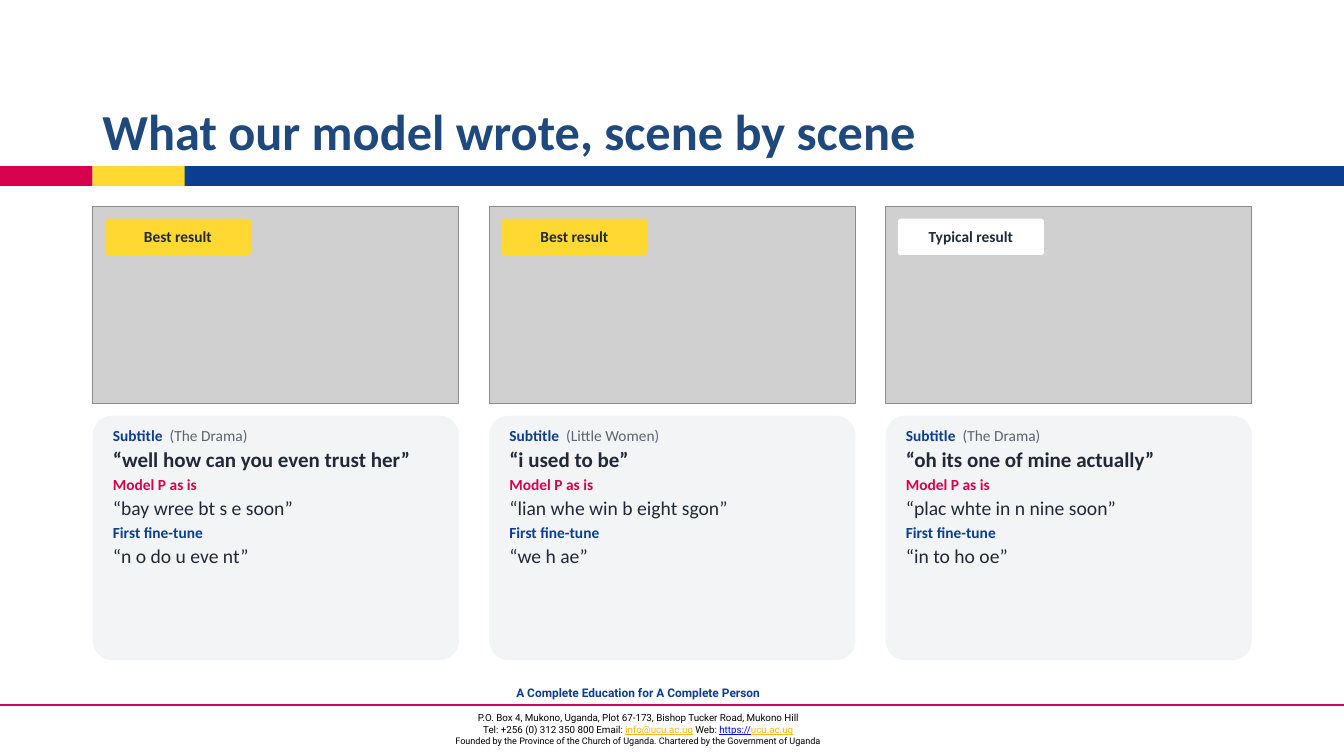
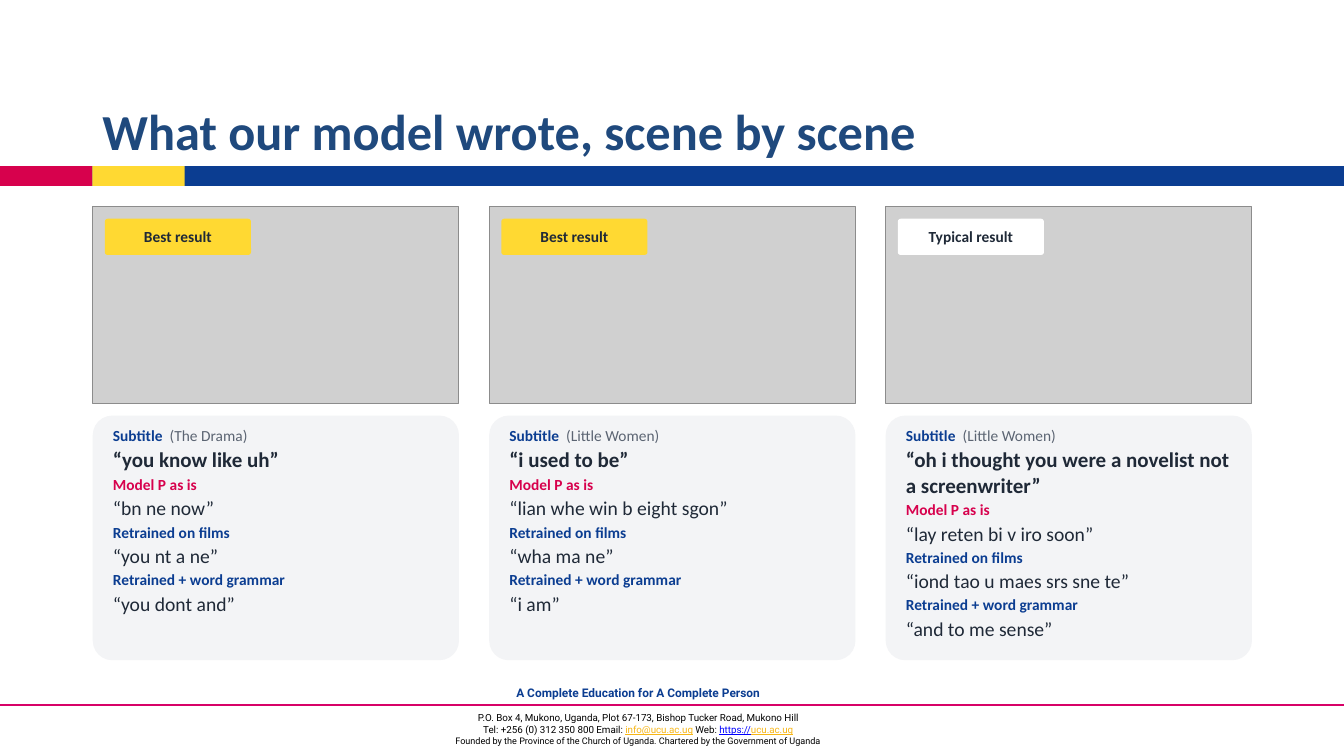
Before and after one commit to coleRodneyMigisha/cv_project_LipScribe, a slide deck: slide 21 of documentation/5_submissions/week3_report/LipScribe_Progress_Presentation.pptx (slide 19 before the commit). Drawn at 1344x756 pixels with LibreOffice and Linux fonts; fonts in the diff are those of the drawing; grey boxes stand for pictures; background and template pictures are left out. Boxes give left, top, right and bottom in pixels: in the first picture for what was removed or moved away, otherwise in the second. Text is boxed around its words. In the diff, an @@ line names an element or a change of style, - is before the commit and + after.

Commit message:
Flix retrain + word-grammar results; four film slides in the presentation
Results on the 43 test clips (3 unseen films), clean, mean of 3 seeds:
- retrained on films (P4 recipe, best of 26 settings, 150 epochs): WER 103.1%, CER 74.5%
  (P4 as is 109.2/81.5; P4+GRID fine-tune 102.0/77.9); GRID test forgotten (115%)
- + lexicon/bigram LM: WER 97.5%, CER 80.5%; ~7 of 223 non-GRID words right vs ~3

Slides 18-21: what we built (mouth-crop montage, three approaches), results chart,
training curve with the real Alienware log (best round 46, then overfitting), and
three test scenes with subtitle vs captions (P4, retrained, retrained + grammar).

```diff
--- a/documentation/5_submissions/week3_report/LipScribe_Progress_Presentation.pptx
+++ b/documentation/5_submissions/week3_report/LipScribe_Progress_Presentation.pptx
@@ text at (906,430,1229,493): text changed @@
-Subtitle (The Drama)
-“oh its one of mine actually”
+Subtitle (Little Women)
+“oh i thought you were a novelist not a screenwriter”
@@ text at (113,451,279,471): text changed @@
-“well how can you even trust her”
+“you know like uh”
@@ text at (113,501,285,614): text changed; size 14 to 11 pt; text colour #1F2937 to #0B3D91; bold on @@
-“bay wree bt s e soon”
-First fine-tune
-“n o do u eve nt”
+“bn ne now”
+Retrained on films
+“you nt a ne”
+Retrained + word grammar
+“you dont and”
@@ text at (509,527,681,611): text changed @@
-First fine-tune
-“we h ae”
+Retrained on films
+“wha ma ne”
+Retrained + word grammar
+“i am”
@@ text at (906,527,1129,636): text changed @@
-“plac whte in n nine soon”
-First fine-tune
-“in to ho oe”
+“lay reten bi v iro soon”
+Retrained on films
+“iond tao u maes srs sne te”
+Retrained + word grammar
+“and to me sense”
```
Also in this commit, not shown: 3 slides added, 1 slide removed, 29 other files.
